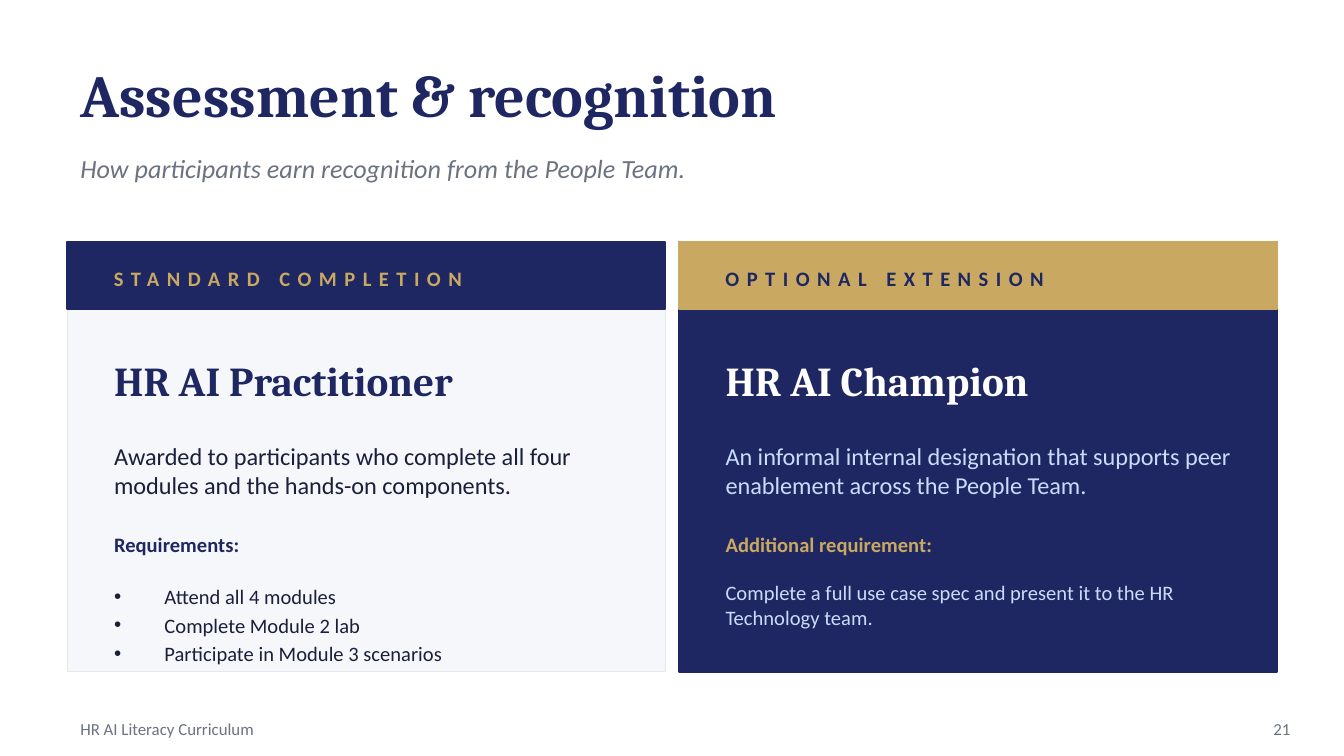
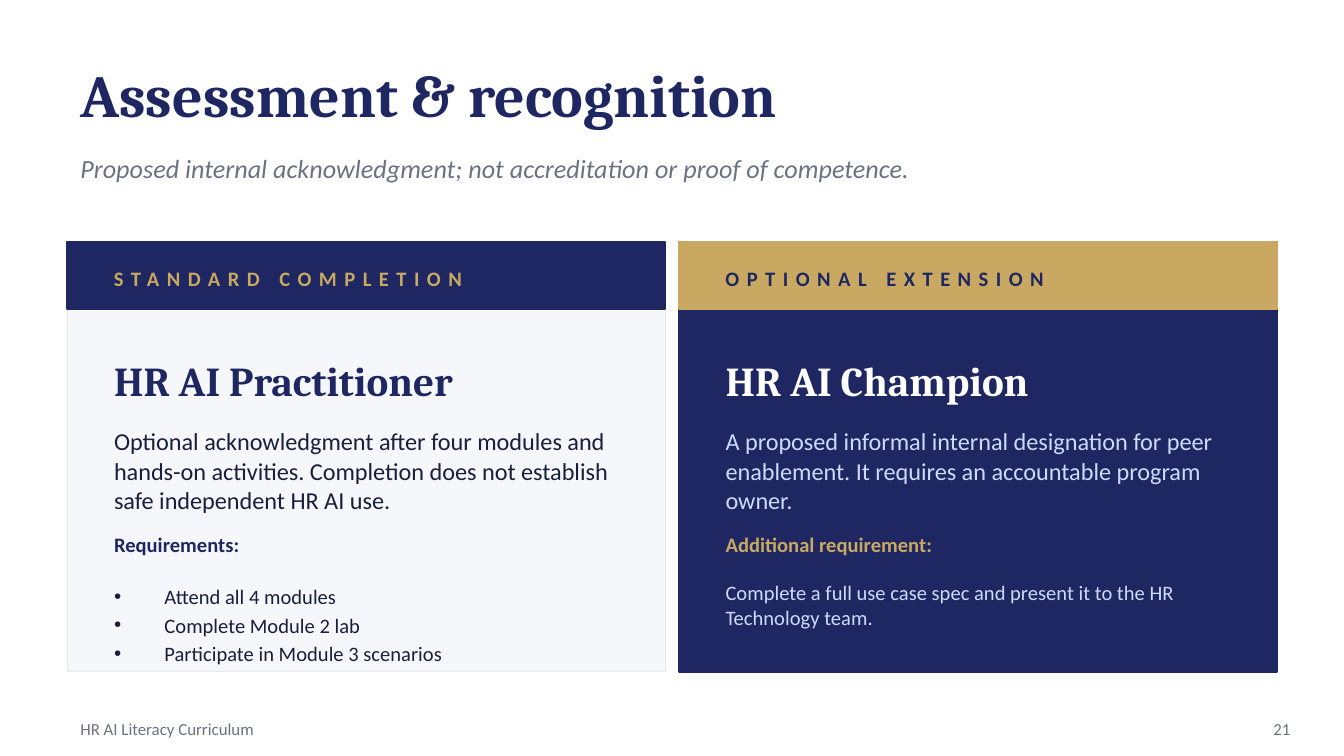
Before and after one commit to ellehelvig/hr-ai-transformation-playbook, a slide deck: slide 21 of 04-enablement/HR-AI-Literacy-Curriculum.pptx. Drawn at 1344x756 pixels with LibreOffice and Linux fonts; fonts in the diff are those of the drawing. Boxes give left, top, right and bottom in pixels: in the first picture for what was removed or moved away, otherwise in the second. Text is boxed around its words. In the diff, an @@ line names an element or a change of style, - is before the commit and + after.

```diff
--- a/04-enablement/HR-AI-Literacy-Curriculum.pptx
+++ b/04-enablement/HR-AI-Literacy-Curriculum.pptx
@@ text at (80,160,909,183): text changed @@
-How participants earn recognition from the People Team.
+Proposed internal acknowledgment; not accreditation or proof of competence.
@@ text at (114,433,608,513): text changed @@
-Awarded to participants who complete all four modules and the hands-on components.
+Optional acknowledgment after four modules and hands-on activities. Completion does not establish safe independent HR AI use.
@@ text at (726,433,1212,509): text changed @@
-An informal internal designation that supports peer enablement across the People Team.
+A proposed informal internal designation for peer enablement. It requires an accountable program owner.
```
Also in this commit, not shown: 11 other slides changed, 9 other files.
